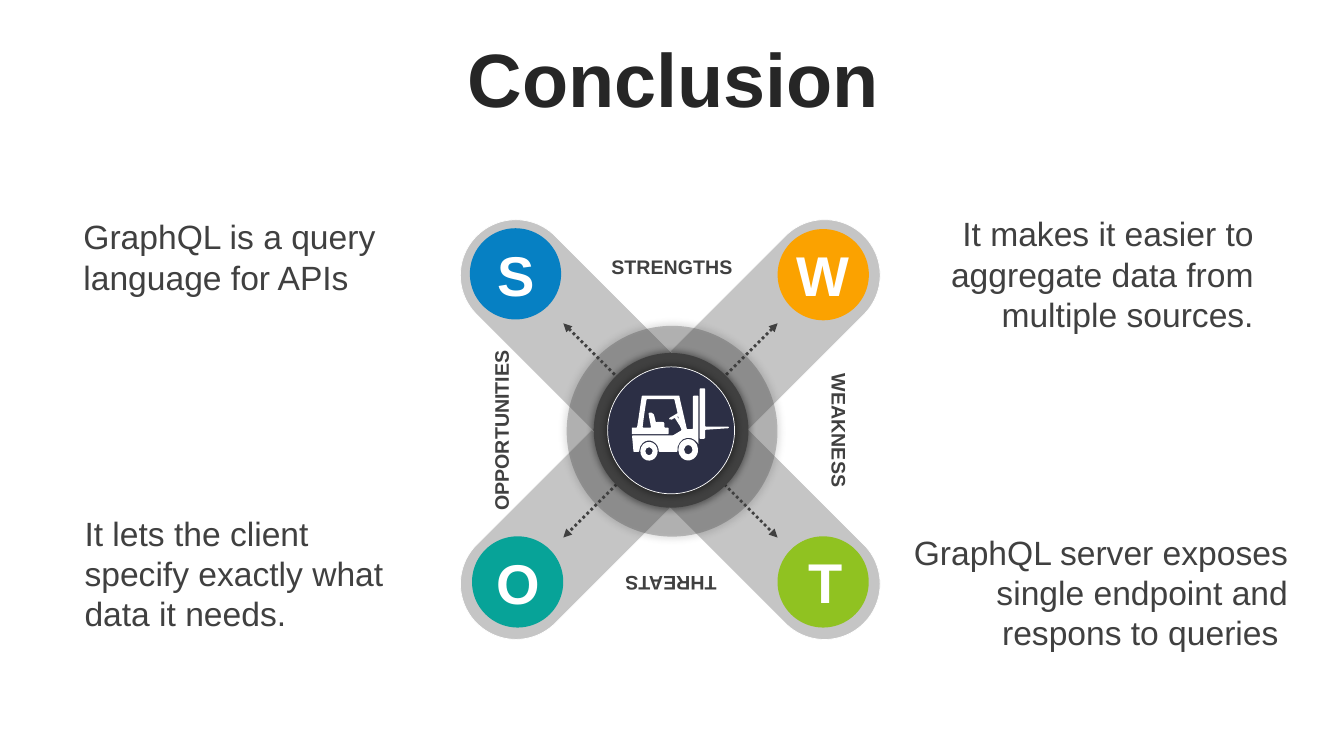
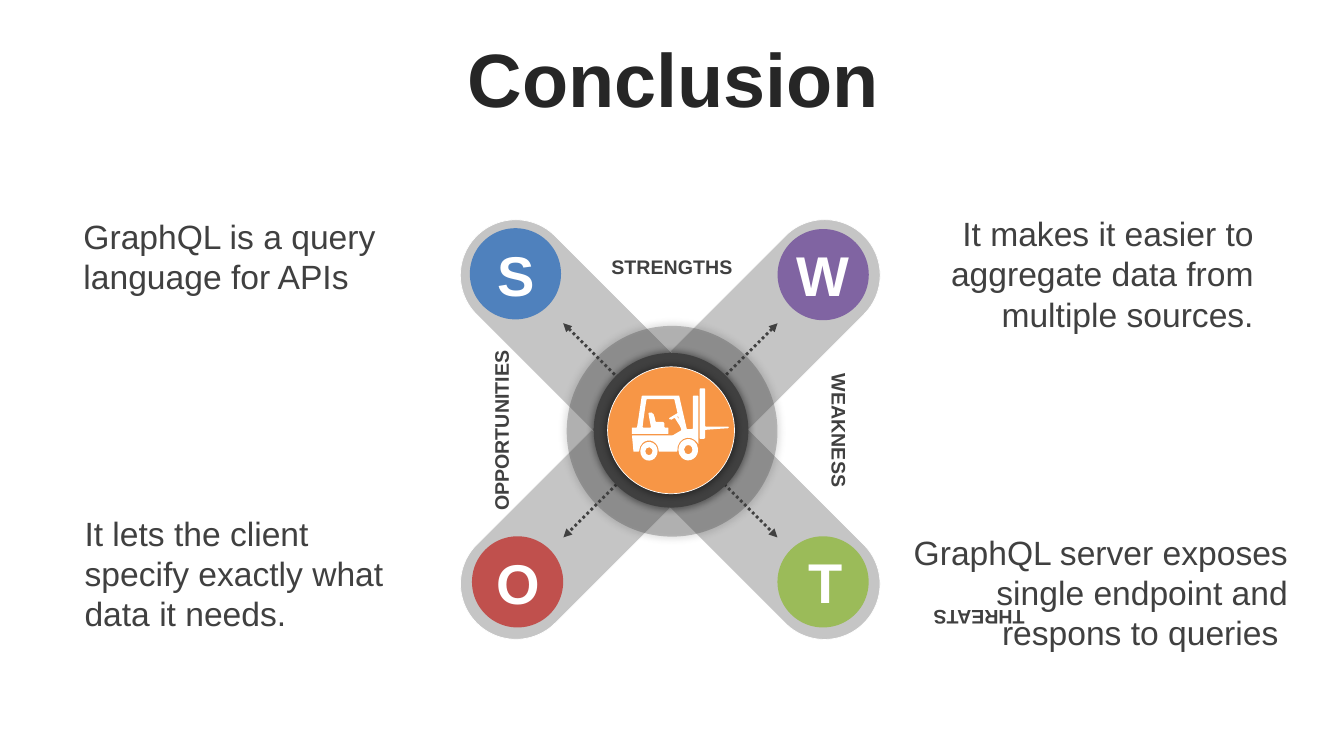
Before and after one commit to thanhlongvl/sportdemo, a slide deck: slide 29 of thuyettrinhgfinal_1.pptx. Drawn at 1344x756 pixels with LibreOffice and Linux fonts; fonts in the diff are those of the drawing. Boxes give left, top, right and bottom in pixels: in the first picture for what was removed or moved away, otherwise in the second. Text is boxed around its words. In the diff, an @@ line names an element or a change of style, - is before the commit and + after.

```diff
--- a/thuyettrinhgfinal_1.pptx
+++ b/thuyettrinhgfinal_1.pptx
@@ ellipse at (x1=470, y1=228, x2=561, y2=319): fill #0680C3 to #4F81BD @@
@@ ellipse at (x1=777, y1=229, x2=868, y2=320): fill #FBA200 to #8064A2 @@
@@ ellipse at (x1=608, y1=367, x2=735, y2=494): fill #2C2F45 to #F79646 @@
@@ outline redrawn in 3 elements at (x1=632, y1=395, x2=699, y2=452), (x1=640, y1=442, x2=657, y2=461), (x1=679, y1=440, x2=698, y2=461) @@
@@ ellipse at (x1=472, y1=536, x2=563, y2=627): fill #07A398 to #C0504D @@
@@ ellipse at (x1=777, y1=536, x2=868, y2=627): fill #90C221 to #9BBB59 @@
@@ text "THREATS" rewrapped from (x1=625, y1=576, x2=716, y2=590) to (x1=934, y1=610, x2=1025, y2=628) @@
```
Also in this commit, not shown: 24 other slides changed, 1 slide added, 2 other files.
